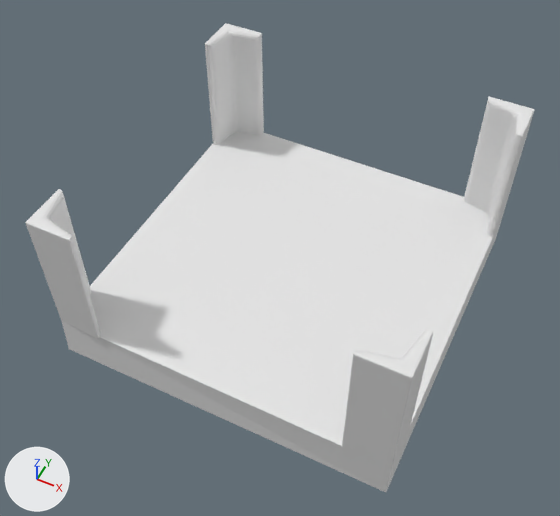
Renders of the Blender file OpenGlGame/assets/models/btn_02/btn_02.blend from each side of a commit.
One viewpoint serves both versions: a camera (50 mm lens) standing at (0.98, -2.11, 2.43) and looking at (-0.03, -0.11, -0.08). The lights are fixed; the arrows at lower left show +X, +Y and +Z. The older version comes first.

The scene before the commit, as lines of its bpy script (objects in view):
```python
me_cube_001 = bpy.data.meshes.new('Cube.001')
me_cube_001.from_pydata(...)  # 212 vertices, 174 faces; spans x -0.75..0.75, y -0.75..0.75, z -0.4..0.4
ob_cube = bpy.data.objects.new('Cube', me_cube_001)
ob_cube.location = (0.0, 0.0, 0.0)
```
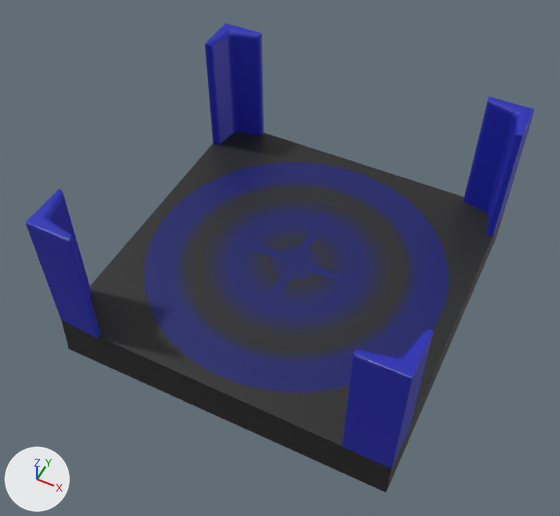
Where the change shows, as pixel boxes [x1, y1, x2, y2] in the pictures (560 x 516 px):
'Cube', recoloured (darker)
    both: [25, 23, 535, 492]

Diff of the bpy script that builds the scene:
```diff
--- a/OpenGlGame/assets/models/btn_02/btn_02.blend.py
+++ b/OpenGlGame/assets/models/btn_02/btn_02.blend.py
@@ img_tex_diffuse01_png @@
+img_tex_diffuse01_png = load_image('tex_diffuse01.png', 'tex_diffuse01.png', 512, 512, 'sRGB')
@@ mat_material @@
+mat_material = principled_material('Material')
+mat_material.texture = img_tex_diffuse01_png
@@ me_cube_001 @@
 me_cube_001.from_pydata(...)  # 212 vertices, 174 faces; spans x -0.75..0.75, y -0.75..0.75, z -0.4..0.4
+me_cube_001.materials.append(mat_material)  # picture img_tex_diffuse01_png
```
